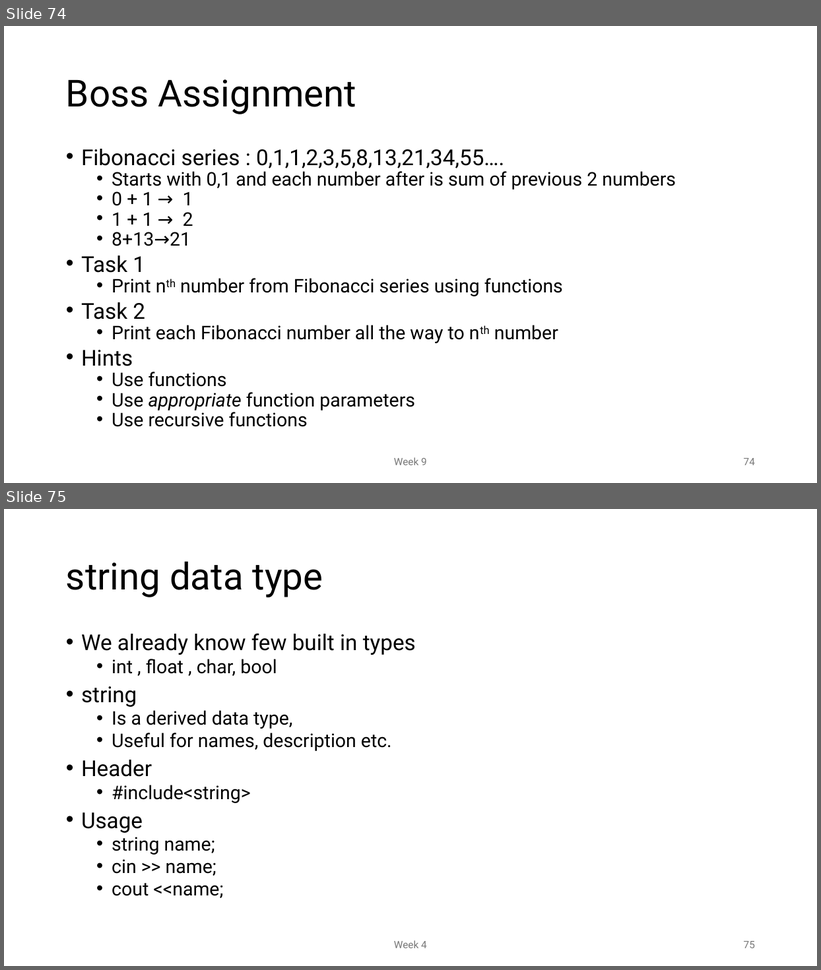
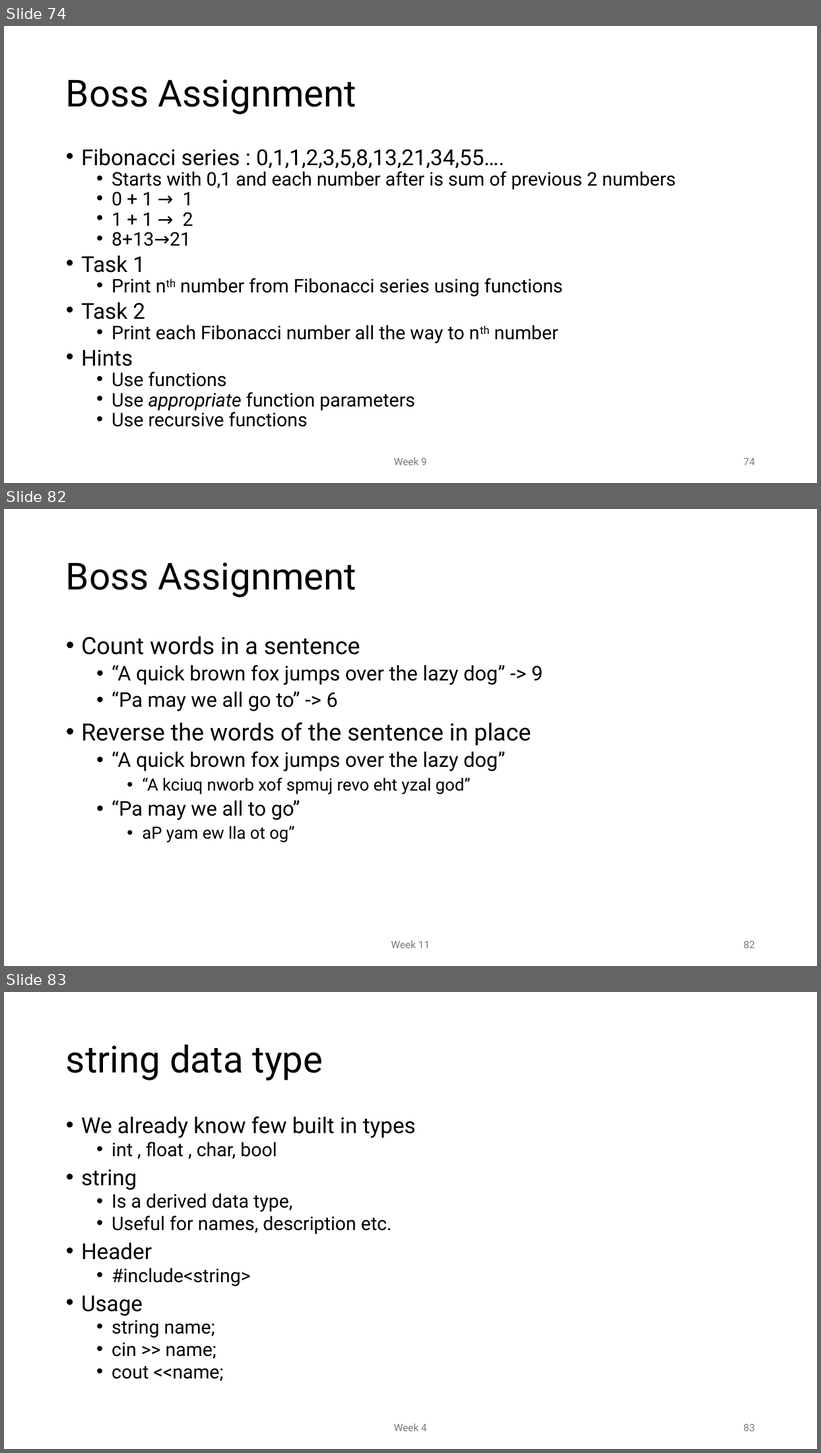
Before and after one commit to MoklaEducation/ems_fall_2025_cpp101, a slide deck: all/Intro to Programming_all.pptx. Shown one above the other, each under a label of ours: slides 74 and 75 before the commit, slides 74, 82 and 83 after it; the slides between them are not shown. The pictures are 821x970 and 821x1453 pixels, drawn with LibreOffice and Linux fonts; fonts in the diff are those of the drawing. Boxes give left, top, right and bottom in pixels: in the first picture for what was removed or moved away, otherwise in the second. Text is boxed around its words. In the diff, an @@ line names an element or a change of style, - is before the commit and + after.

Commit message:
Week 11

```diff
--- a/all/Intro to Programming_all.pptx
+++ b/all/Intro to Programming_all.pptx
@@ slide 82 added at (x1=4, y1=509, x2=817, y2=966), background #FFFFFF @@
@@ title added at (x1=66, y1=562, x2=357, y2=597), 44 pt, text #000000 @@
+Boss Assignment
@@ text added at (x1=81, y1=636, x2=543, y2=843), 24 pt, text #000000 @@
+• Count words in a sentence
+  • “A quick brown fox jumps over the lazy dog” -> 9
+  • “Pa may we all go to” -> 6
+• Reverse the words of the sentence in place
+  • “A quick brown fox jumps over the lazy dog”
+    • “A kciuq nworb xof spmuj revo eht yzal god”
+  • “Pa may we all to go”
+    • aP yam ew lla ot og”
@@ text added at (x1=391, y1=941, x2=430, y2=949), 12 pt, text #797979 @@
+Week 11
@@ page number added at (x1=744, y1=941, x2=755, y2=949), 12 pt, text #797979 @@
+82
@@ what was slide 75 is now slide 83 @@
@@ page number at (x1=744, y1=1424, x2=755, y2=1432): text changed @@
-75
+83
```
Also in this commit, not shown: 7 other slides added, 1 other file.
